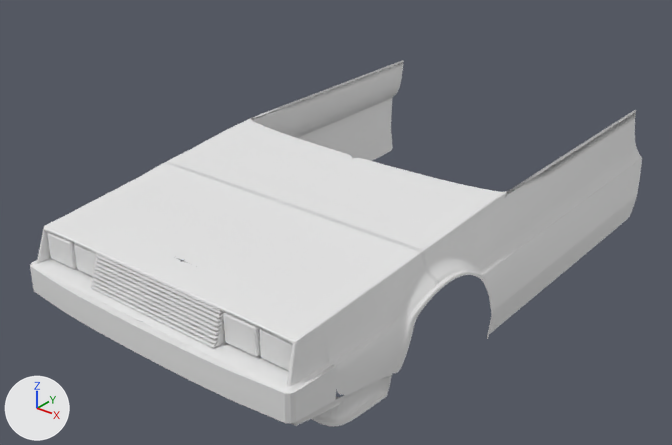
Two versions of the Blender file DeLorean.blend, one commit apart.
Before and after are seen from a 50 mm lens placed at (6.37, -10.25, 4.6), pointed at (-0.12, -2.14, -0.43). Arrows for +X, +Y and +Z are at lower left; the lights stay in place.

Script lines for the objects in view, before the commit:
```python
me_plane_002 = bpy.data.meshes.new('Plane.002')
me_plane_002.from_pydata(...)  # 112 vertices, 89 faces; spans x 0.0..2.01, y -5.34..-3.91, z -1.08..-0.59
me_plane_003 = bpy.data.meshes.new('Plane.003')
me_plane_003.from_pydata(...)  # 284 vertices, 243 faces; spans x 0.0..2.19, y -4.76..1.89, z -1.18..0.41
me_plane_004 = bpy.data.meshes.new('Plane.004')
me_plane_004.from_pydata(...)  # 115 vertices, 106 faces; spans x 0.0..1.96, y -5.42..-4.71, z -0.65..-0.28
ob_plane_002 = bpy.data.objects.new('Plane.002', me_plane_002)
ob_plane_002.location = (0.0, 0.0, 0.0)
_m = ob_plane_002.modifiers.new('Subdivision', 'SUBSURF')
_m = ob_plane_002.modifiers.new('Mirror', 'MIRROR')
_m.use_clip = True
ob_plane_003 = bpy.data.objects.new('Plane.003', me_plane_003)
ob_plane_003.location = (0.0, 0.0, 0.0)
_m = ob_plane_003.modifiers.new('Subdivision', 'SUBSURF')
_m = ob_plane_003.modifiers.new('Mirror', 'MIRROR')
_m.use_clip = True
ob_plane_004 = bpy.data.objects.new('Plane.004', me_plane_004)
ob_plane_004.location = (0.0, 0.0, 0.0)
_m = ob_plane_004.modifiers.new('Mirror', 'MIRROR')
_m.use_clip = True
# also in view: 'Plane.001' at (0.0, -5.03, -0.05); 'Cube.001' at (-1.34, -5.04, -0.08); 'Cube' at (1.34, -5.04, -0.08)
```
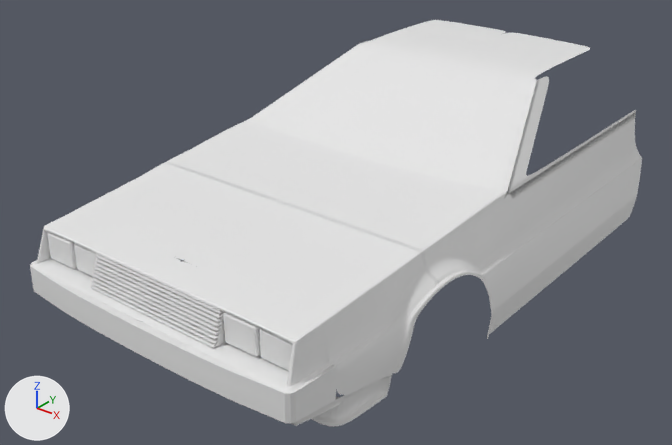
Changed parts and their boxes (x1, y1, x2, y2) in the pictures (672 x 445 px):
'Plane.003', reshaped (12% taller): before (71, 60, 642, 395); after (71, 20, 642, 395)
part 1 of me_plane_003, built on: before (251, 63, 634, 311); after (249, 20, 634, 311)

What changed in the scene script:
```text
Change me_plane_003:
    used by ob_plane_003; location = (0.0, 0.0, 0.0)
    remove me_plane_003.from_pydata(...)  # 284 vertices, 243 faces; spans x 0.0..2.19, y -4.76..1.89, z -1.18..0.41
    add me_plane_003.from_pydata(...)  # 365 vertices, 316 faces; spans x 0.0..2.19, y -4.76..1.89, z -1.18..1.23
    me_plane_003 part 1
    1 vertex is removed from x 0.64, y -1.89, z 0.41
    10 faces are deleted
    54 vertices are added at x 0.0..2.15, y -1.86..1.72, z -0.83..1.23
    12 new vertices lie (0.22, 0.0, 0.0) away from vertices in x 0.0..0.88, y -0.42..1.72, z 1.05..1.23
    5 new vertices lie (0.24, 0.0, 0.0) away from vertices in x 0.46..0.64, y -0.42..1.72, z 1.05..1.23
    5 new vertices lie (0.21, 0.0, -0.01) away from vertices in x 1.1, y -0.04..1.72, z 1.2..1.22
    7 new vertices lie (0.0, 0.39, 0.0) away from vertices in x 1.37..1.95, y -1.68..-0.05, z 0.37..1.18
    83 new faces join them, smooth
```
